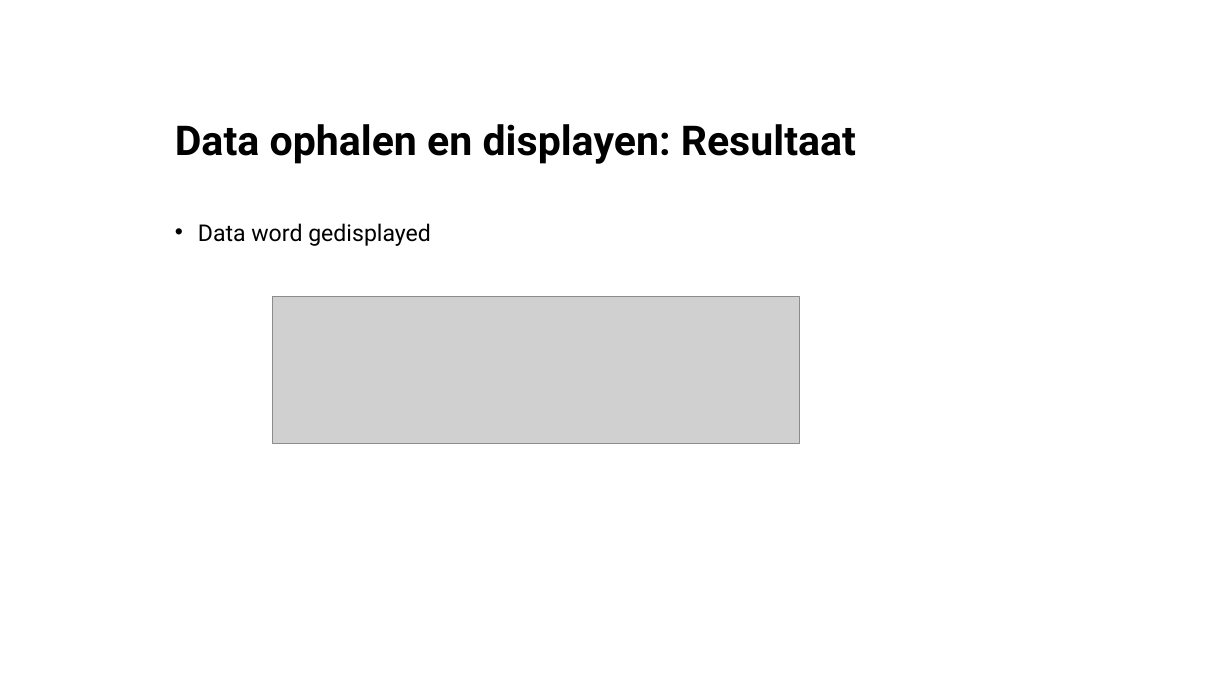
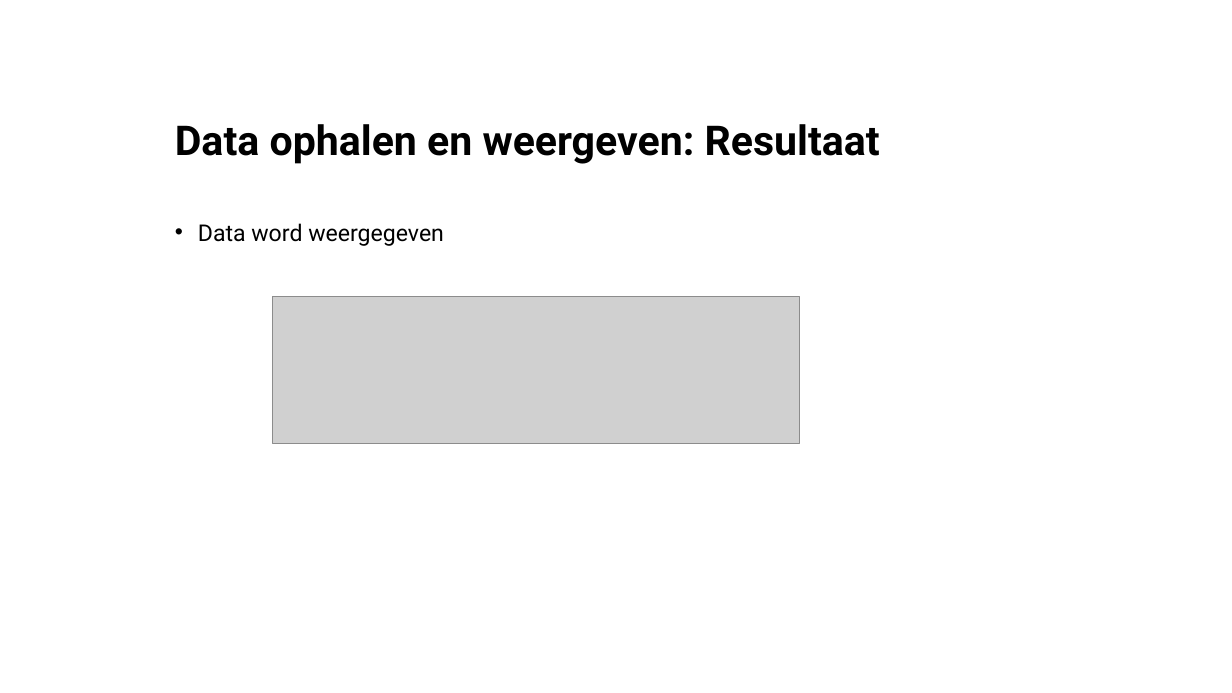
Before and after one commit to AlfaCollegeTeamICT/DIP1, a slide deck: slide 14 of FlaskLogin/FlaskLogin.pptx. Drawn at 1232x693 pixels with LibreOffice and Linux fonts; fonts in the diff are those of the drawing; grey boxes stand for pictures. Boxes give left, top, right and bottom in pixels: in the first picture for what was removed or moved away, otherwise in the second. Text is boxed around its words. In the diff, an @@ line names an element or a change of style, - is before the commit and + after.

Commit message:
Fixed spelling errors in presentation

```diff
--- a/FlaskLogin/FlaskLogin.pptx
+++ b/FlaskLogin/FlaskLogin.pptx
@@ title at (175,124,880,164): text changed @@
-Data ophalen en displayen: Resultaat
+Data ophalen en weergeven: Resultaat
@@ text at (198,223,444,246): text changed @@
-• Data word gedisplayed
+• Data word weergegeven
```
Also in this commit, not shown: 4 other slides changed.
